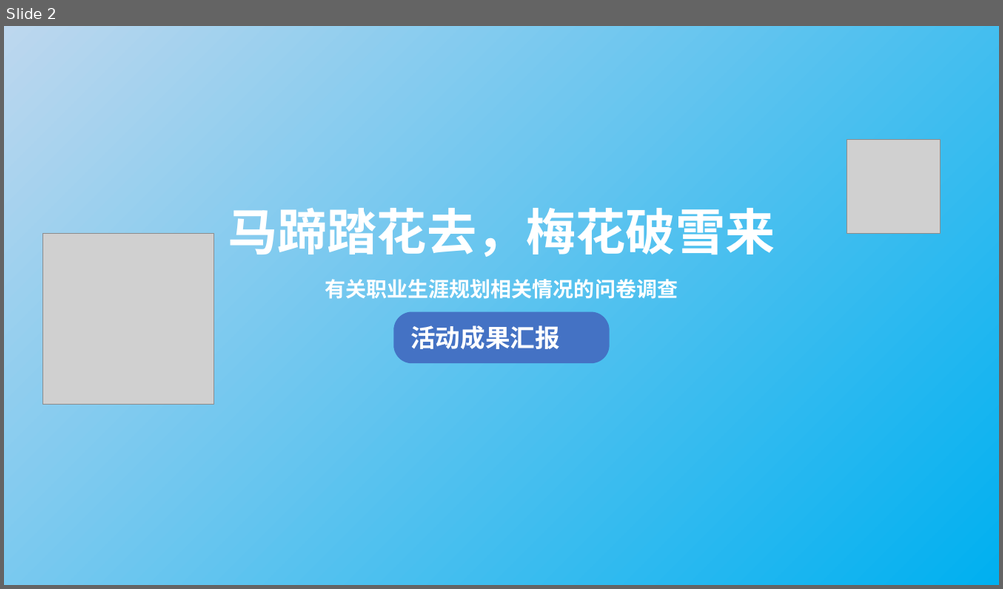
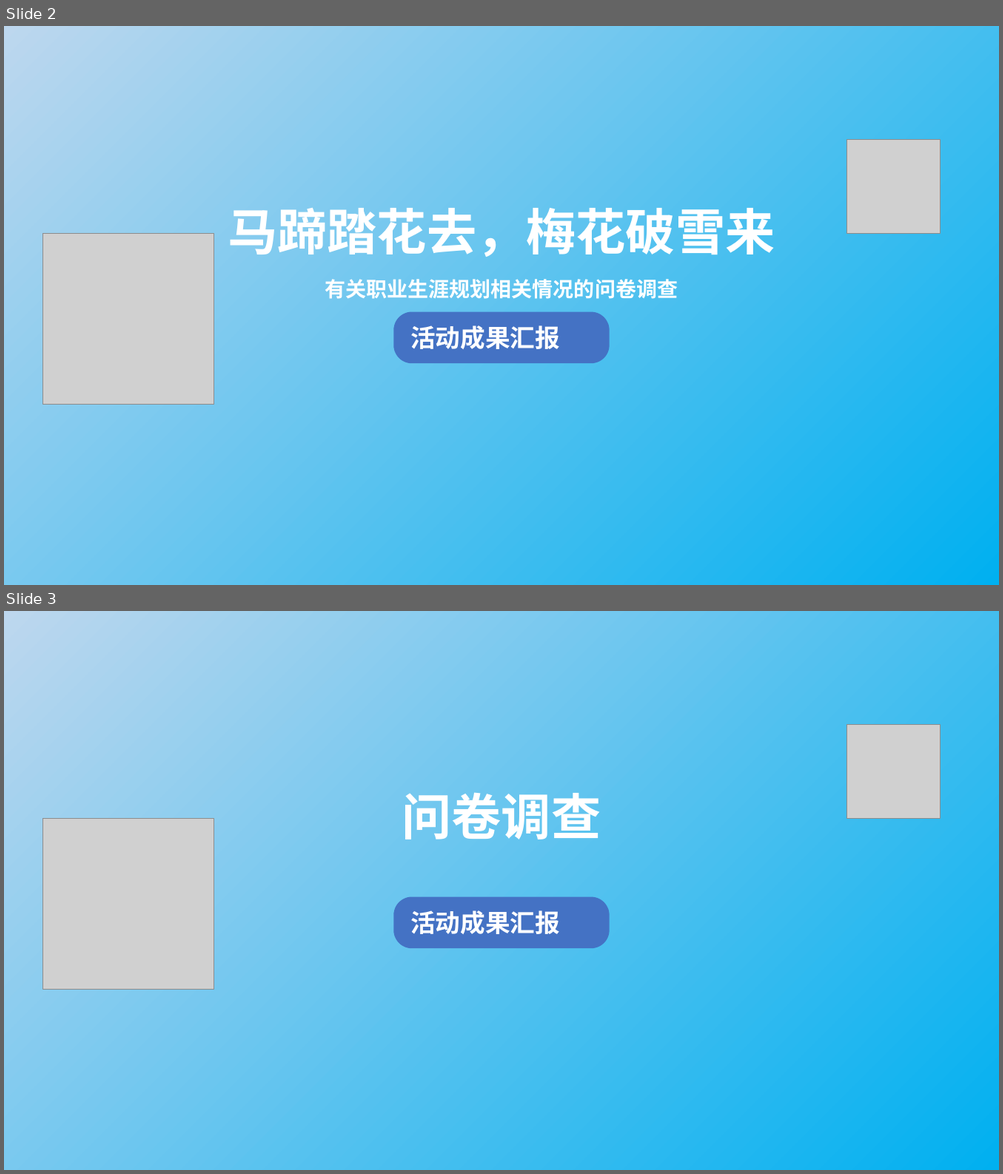
Before and after one commit to HalfOneElephant/HalfOneElephant.github.io, a slide deck: 相关图标.pptx. Shown one above the other, each under a label of ours: slide 2 before the commit, slides 2 and 3 after it. The pictures are 1003x589 and 1003x1174 pixels, drawn with LibreOffice and Linux fonts; fonts in the diff are those of the drawing; grey boxes stand for pictures. Boxes give left, top, right and bottom in pixels: in the first picture for what was removed or moved away, otherwise in the second. Text is boxed around its words. In the diff, an @@ line names an element or a change of style, - is before the commit and + after.

```diff
--- a/相关图标.pptx
+++ b/相关图标.pptx
@@ slide 3 added at bbox=[4, 611, 999, 1170], background gradient #00B0F0 to #BDD7EE to #DEEBF7 @@
@@ picture added at bbox=[846, 725, 939, 818] @@
@@ text added at bbox=[402, 792, 601, 840], 48 pt, text #FFFFFF, bold @@
+问卷调查
@@ picture added at bbox=[42, 818, 213, 989] @@
@@ rounded rectangle added at bbox=[393, 897, 609, 949], fill #4472C4 @@
@@ text added at bbox=[410, 911, 560, 934], 24 pt, text #FFFFFF, bold @@
+活动成果汇报
```
Also in this commit, not shown: 8 other files.
